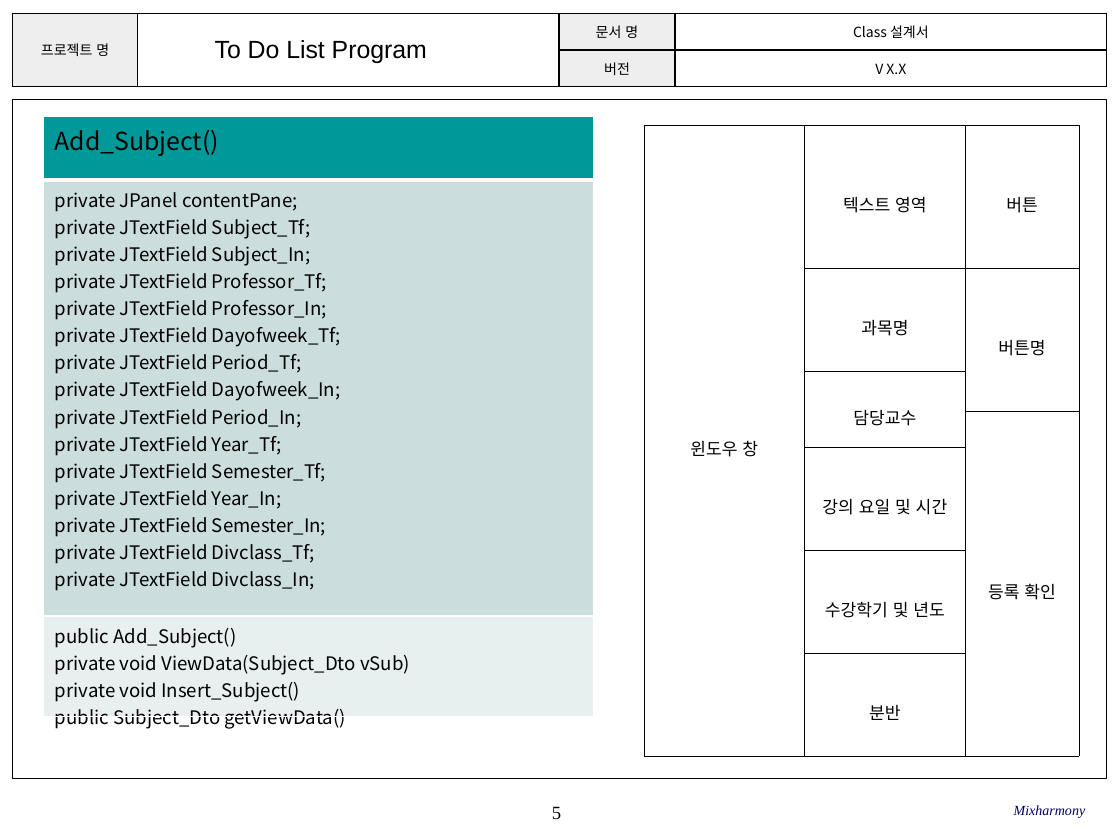
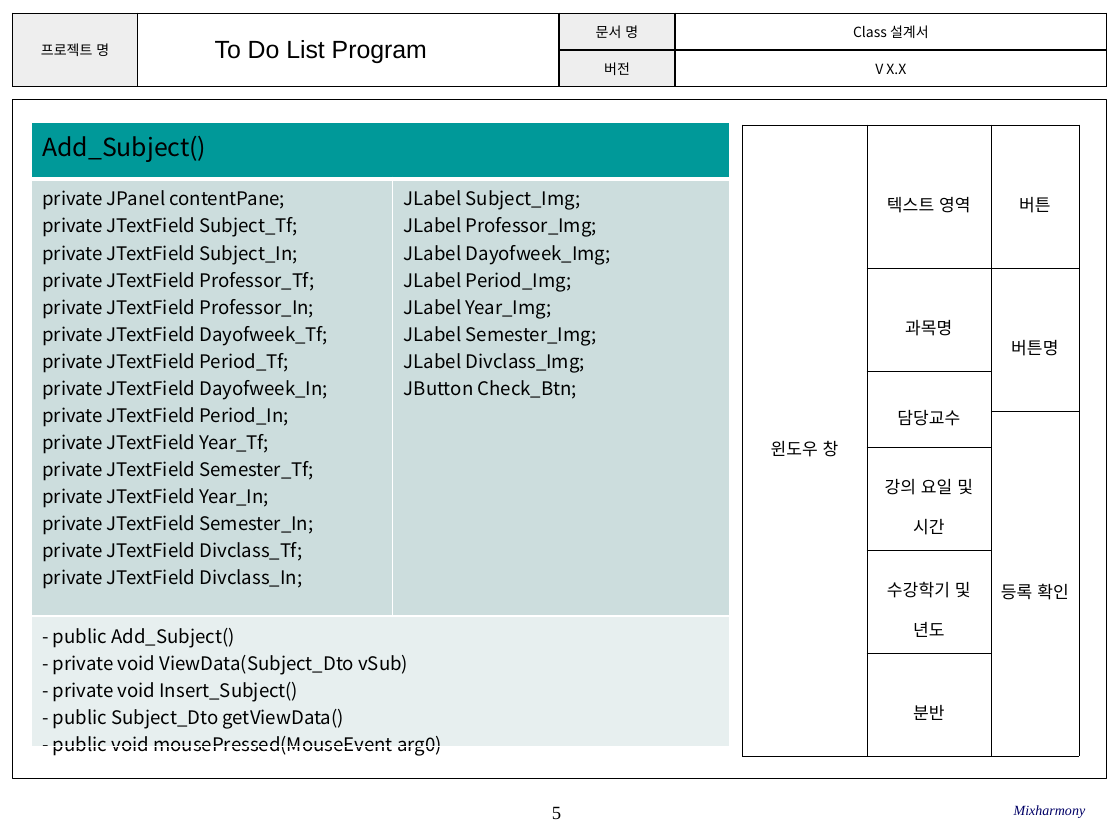
Before and after one commit to SE-admin/SE2017_2_mixharmony, a slide deck: slide 5 of doc/3_ 설계서/Class Design.pptx. Drawn at 1120x840 pixels with LibreOffice and Linux fonts; fonts in the diff are those of the drawing; background and template pictures are left out. Boxes give left, top, right and bottom in pixels: in the first picture for what was removed or moved away, otherwise in the second. Text is boxed around its words. In the diff, an @@ line names an element or a change of style, - is before the commit and + after.

Commit message:
#862 Class Design.pptx (Subject, To do 항목에 대한 클래스 내용 정리)

```diff
--- a/doc/3_ 설계서/Class Design.pptx
+++ b/doc/3_ 설계서/Class Design.pptx
@@ table at <box>31,122,730,760</box> @@
-column 1: Add_Subject() | private JPanel contentPane; / private JTextField Subject_Tf; / private JTextField Subject_In; / private JTextField Professor_Tf; / private JTextField Professor_In; / private JTextField Dayofweek_Tf; / private JTextField Period_Tf; / private JTextField Dayofweek_In; / private JTextField Period_In; / private JTextField Year_Tf; / private JTextField Semester_Tf; / private JTextField Year_In; / private JTextField Semester_In; / private JTextField Divclass_Tf; / private JTextField Divclass_In; | public Add_Subject() / private void ViewData(Subject_Dto vSub) / private void Insert_Subject() / public Subject_Dto getViewData()
+column 1: Add_Subject() | private JPanel contentPane; / private JTextField Subject_Tf; / private JTextField Subject_In; / private JTextField Professor_Tf; / private JTextField Professor_In; / private JTextField Dayofweek_Tf; / private JTextField Period_Tf; / private JTextField Dayofweek_In; / private JTextField Period_In; / private JTextField Year_Tf; / private JTextField Semester_Tf; / private JTextField Year_In; / private JTextField Semester_In; / private JTextField Divclass_Tf; / private JTextField Divclass_In; | - public Add_Subject() / - private void ViewData(Subject_Dto vSub) / - private void Insert_Subject() / - public Subject_Dto getViewData() / - public void mousePressed(MouseEvent arg0)
+column 2:  | JLabel Subject_Img; / JLabel Professor_Img; / JLabel Dayofweek_Img; / JLabel Period_Img; / JLabel Year_Img; / JLabel Semester_Img; / JLabel Divclass_Img; / JButton Check_Btn; | 
@@ table: place and size @@
-table at <box>44,116,594,733</box>
+table at <box>31,122,730,760</box>
@@ table: place and size @@
-table at <box>644,124,1077,756</box>
+table at <box>743,124,1079,756</box>
```
Also in this commit, not shown: 12 other slides changed, 2 slides removed.
